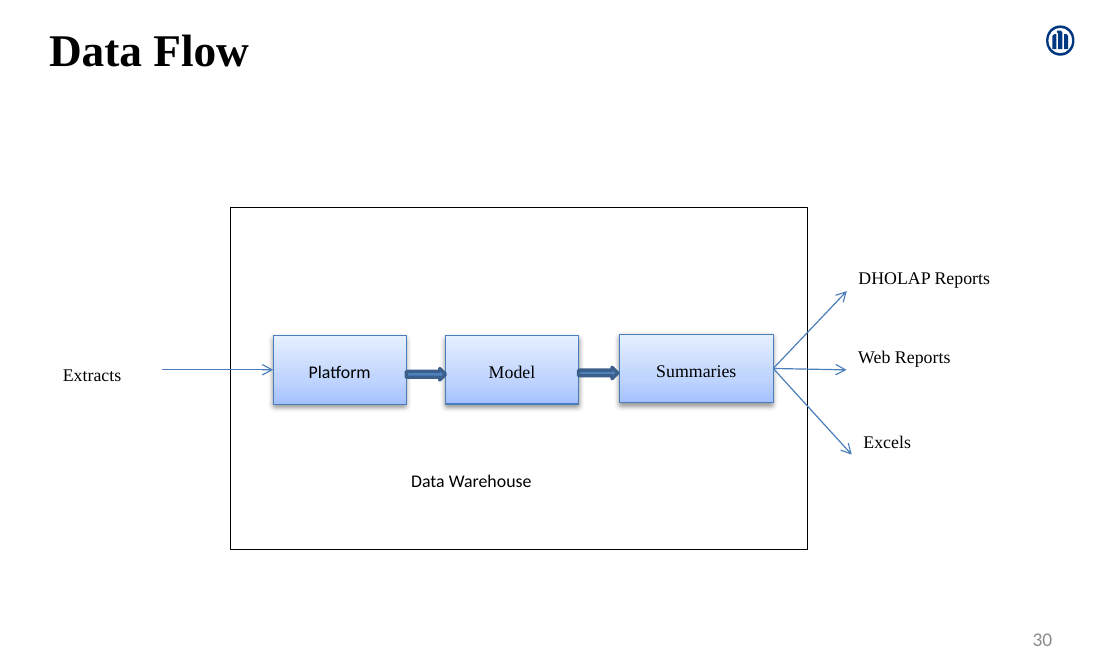
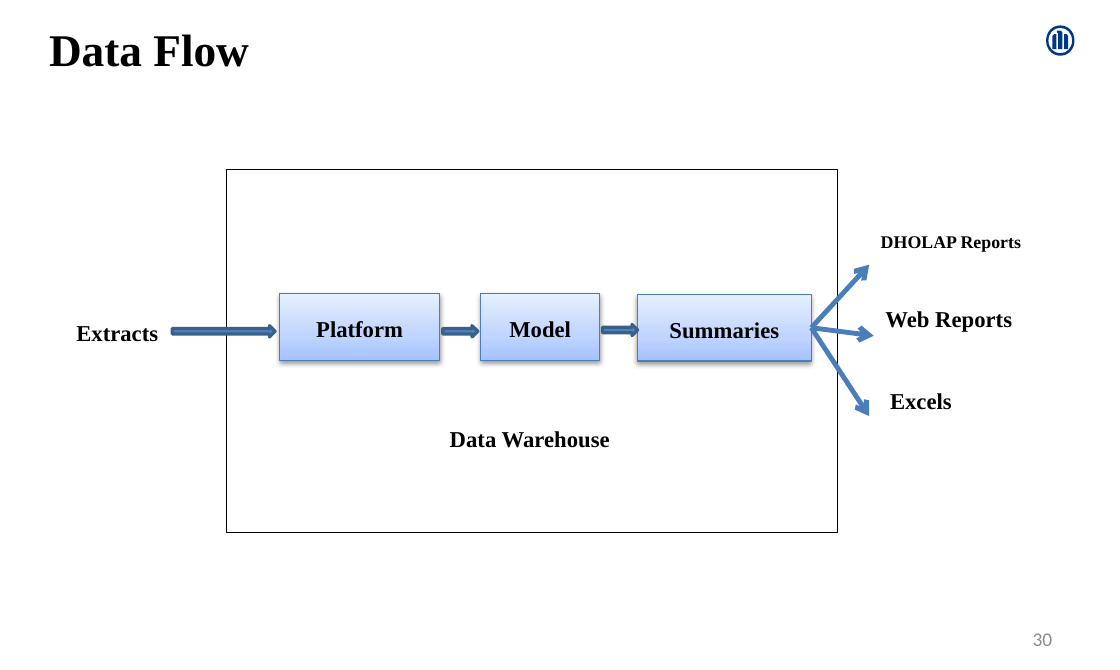
Before and after one commit to Amrutha-Mohan/UpdatedProjects, a slide deck: slide 30 of AmruthaMohan.pptx. Drawn at 1120x670 pixels with LibreOffice and Linux fonts; fonts in the diff are those of the drawing. Boxes give left, top, right and bottom in pixels: in the first picture for what was removed or moved away, otherwise in the second. Text is boxed around its words. In the diff, an @@ line names an element or a change of style, - is before the commit and + after.

```diff
--- a/AmruthaMohan.pptx
+++ b/AmruthaMohan.pptx
@@ rectangle: place and size @@
-rectangle at bbox=[231, 207, 808, 550]
+rectangle at bbox=[226, 169, 837, 533]
@@ rectangle "DHOLAP Reports": place and size @@
-rectangle "DHOLAP Reports" at bbox=[846, 258, 1064, 324]
+rectangle "DHOLAP Reports" at bbox=[869, 221, 1075, 293]
@@ rectangle "DHOLAP Reports" at bbox=[869, 221, 1075, 293]: bold on @@
@@ arrow moved from (773, 368) - (846, 291) to (811, 327) - (869, 265) @@
@@ arrow (811, 327) - (869, 265): stroke #4B7EBC 0.75 pt to #4B7EBC 3 pt @@
@@ rectangle "Platform": place and size @@
-rectangle "Platform" at bbox=[273, 336, 406, 404]
+rectangle "Platform" at bbox=[280, 294, 439, 360]
@@ rectangle "Platform" at bbox=[280, 294, 439, 360]: size 11 to 14 pt, font Calibri to Times New Roman, bold on @@
@@ rectangle "Model": place and size @@
-rectangle "Model" at bbox=[445, 336, 578, 404]
+rectangle "Model" at bbox=[480, 294, 599, 360]
@@ rectangle "Summaries": place and size @@
-rectangle "Summaries" at bbox=[620, 334, 774, 403]
+rectangle "Summaries" at bbox=[638, 295, 811, 361]
@@ rectangle "Web Reports": place and size @@
-rectangle "Web Reports" at bbox=[846, 337, 1014, 403]
+rectangle "Web Reports" at bbox=[873, 295, 1068, 378]
@@ size 11 to 14 pt, bold on in 5 elements at bbox=[878, 376, 995, 456], bbox=[638, 295, 811, 361], bbox=[480, 294, 599, 360], bbox=[873, 295, 1068, 378], bbox=[64, 310, 219, 355] @@
@@ rectangle "Extracts": place and size @@
-rectangle "Extracts" at bbox=[51, 354, 152, 380]
+rectangle "Extracts" at bbox=[64, 310, 219, 355]
@@ right arrow added at bbox=[172, 325, 275, 337], fill #4F81BD, outline #3A5F8C 2 pt @@
@@ right arrow: place and size @@
-right arrow at bbox=[406, 368, 445, 380]
+right arrow at bbox=[443, 325, 478, 337]
@@ right arrow: place and size @@
-right arrow at bbox=[578, 367, 618, 379]
+right arrow at bbox=[603, 324, 638, 336]
@@ arrow moved from (773, 368) - (852, 455) to (811, 327) - (869, 416) @@
@@ arrow (811, 327) - (869, 416): stroke #4B7EBC 0.75 pt to #4B7EBC 3 pt @@
@@ arrow moved from (773, 368) - (846, 369) to (811, 327) - (873, 336) @@
@@ arrow (811, 327) - (873, 336): stroke #4B7EBC 0.75 pt to #4B7EBC 3 pt @@
@@ arrow removed from (162, 369) to (273, 369) @@
@@ rectangle "Excels": place and size @@
-rectangle "Excels" at bbox=[852, 422, 978, 488]
+rectangle "Excels" at bbox=[878, 376, 995, 456]
@@ rectangle "Data Warehouse" at bbox=[438, 415, 670, 501]: size 11 to 14 pt, font Calibri to Times New Roman, bold on @@
@@ rectangle "Data Warehouse": place and size @@
-rectangle "Data Warehouse" at bbox=[400, 460, 605, 527]
+rectangle "Data Warehouse" at bbox=[438, 415, 670, 501]
```
Also in this commit, not shown: 2 other slides changed, 1 other file.
